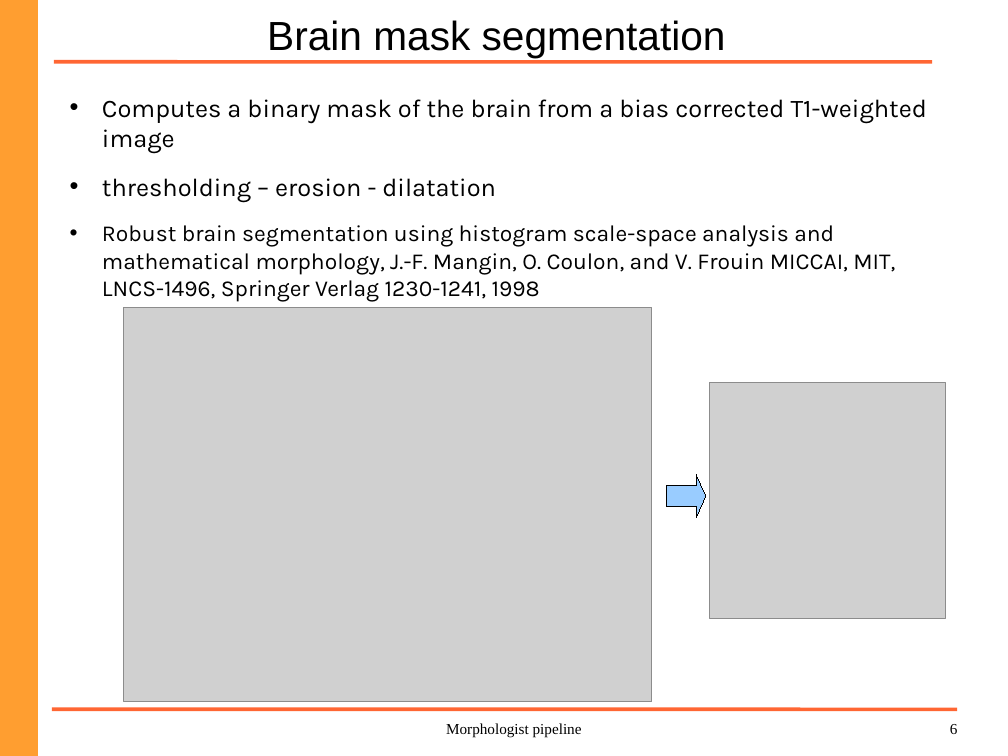
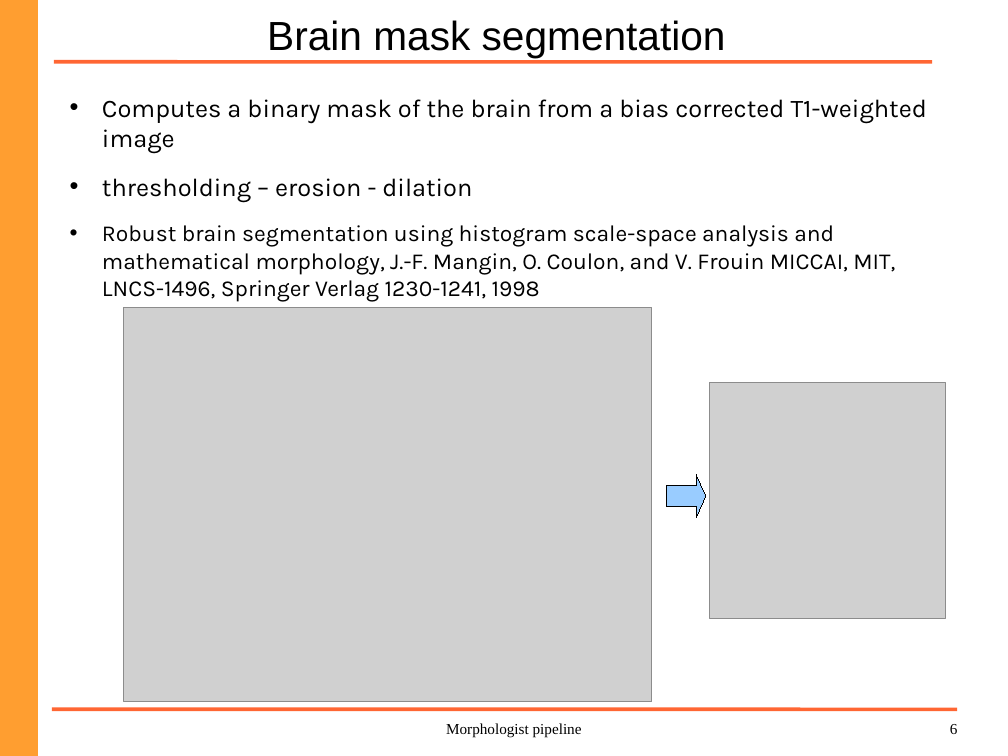
Before and after one commit to brainvisa/morphologist-gpl, a slide deck: slide 6 of doc/morphologist.odp. Drawn at 1008x756 pixels with LibreOffice and Linux fonts; fonts in the diff are those of the drawing; grey boxes stand for pictures; background and template pictures are left out. Boxes give left, top, right and bottom in pixels: in the first picture for what was removed or moved away, otherwise in the second. Text is boxed around its words. In the diff, an @@ line names an element or a change of style, - is before the commit and + after.

```diff
--- a/doc/morphologist.odp
+++ b/doc/morphologist.odp
@@ text at [102,178,472,202]: text changed @@
-• thresholding – erosion - dilatation
+• thresholding – erosion - dilation
```
Also in this commit, not shown: 2 other slides changed, 1 other file.
